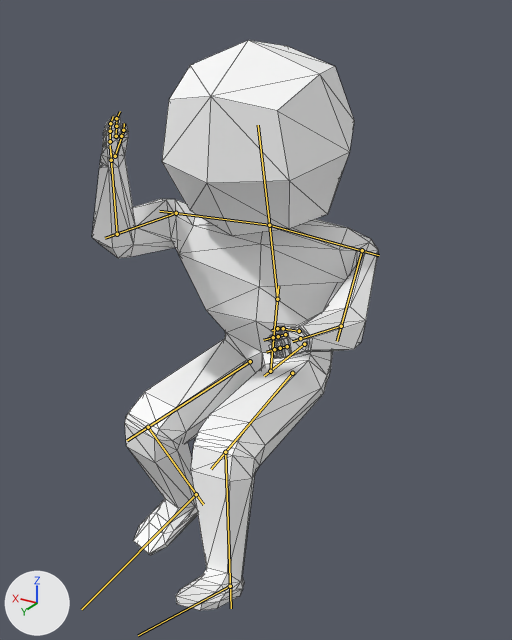
One commit to the glTF model Assets/LowPolyDud1.1.glb: the scene before it, then after it.
The view is the same before and after, from a camera (50 mm lens) standing at (-1.09, 1.91, 2.13) and looking at (-0.03, 0.16, 1.26). Arrows for +X, +Y and +Z are at lower left; the lights stay in place. The first picture is the older version. Both versions are drawn at frame 12 of the action 'Jump'; the numbers are the values there. The bones that change, and the others that lie on the model, are drawn over the model as lines. Mesh edges are drawn as thin lines.
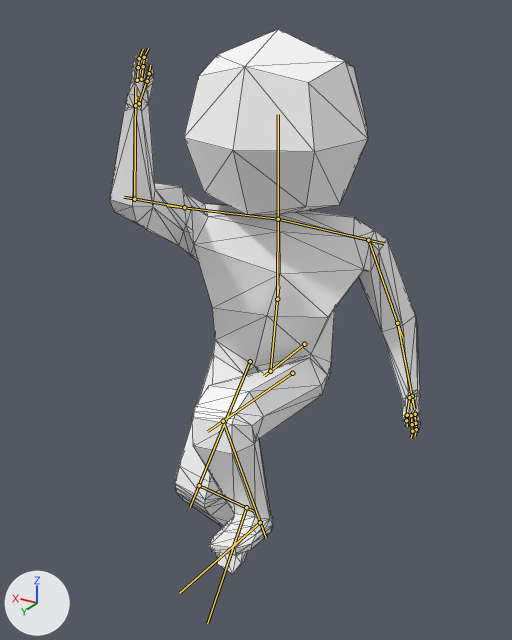
The edits, one by one:
Bone 'UperSpine' (bone_uperspine) turns from (-4, 14, -1) to (9, 31, 5) degrees about its own x, y and z.
Bone 'Head' (bone_head) turns from (-11, -13, 3) to (-13, -28, 5) degrees about its own x, y and z.
Bone 'RighUperArm' (bone_righuperarm) turns from (-19, 55, 46) to (-14, 59, 37) degrees about its own x, y and z.
Bone 'LeftUperArm' (bone_leftuperarm) turns from (-29, -56, -63) to (-59, 14, -27) degrees about its own x, y and z.
Bone 'LeftLowerArm' (bone_leftlowerarm) turns from (-10, 2, -41) to (-9, 4, -20) degrees about its own x, y and z.
Bone 'RightUperLeg' (bone_rightuperleg) turns from (80, 5, 5) to (26, 2, 0) degrees about its own x, y and z.
Bone 'RightLowerLeg' (bone_rightlowerleg) turns from (-100, 0, 0) to (-62, 0, 0) degrees about its own x, y and z.
Bone 'RightFoot' (bone_rightfoot) turns from (0, 0, -4) to (-30, -1, -3) degrees about its own x, y and z.
Bone 'LeftUperLeg' (bone_leftuperleg) turns from (82, 2, -3) to (94, 2, -2) degrees about its own x, y and z.
Bone 'LeftLowerLeg' (bone_leftlowerleg) turns from (-66, 0, 0) to (-100, 0, 0) degrees about its own x, y and z.
Bone 'LeftFoot' (bone_leftfoot) turns from (12, -1, 5) to (23, -1, 6) degrees about its own x, y and z.

Location of each change, [x1, y1, x2, y2] in pixels of the pictures (512 x 640 px):
'Cube.001', posed (8% wider): before [92, 40, 378, 610]; after [110, 29, 420, 574]
bone 'UperSpine', root to tip: before (277, 299) to (268, 211); after (277, 299) to (278, 204)
bone 'Head', root to tip: before (269, 225) to (258, 125); after (278, 219) to (278, 114)
bone 'RighUperArm', root to tip: before (176, 213) to (105, 238); after (184, 207) to (124, 197)
bone 'LeftUperArm', root to tip: before (362, 250) to (337, 341); after (368, 240) to (402, 337)
bone 'LeftLowerArm', root to tip: before (341, 326) to (292, 341); after (397, 323) to (414, 409)
bone 'RightUperLeg', root to tip: before (250, 361) to (127, 440); after (250, 361) to (190, 507)
bone 'RightLowerLeg', root to tip: before (148, 427) to (203, 504); after (199, 485) to (253, 511)
bone 'RightFoot', root to tip: before (196, 494) to (81, 609); after (246, 507) to (207, 623)
bone 'LeftUperLeg', root to tip: before (292, 373) to (211, 469); after (292, 373) to (207, 431)
bone 'LeftLowerLeg', root to tip: before (225, 452) to (231, 608); after (223, 421) to (266, 538)
bone 'LeftFoot', root to tip: before (230, 586) to (138, 635); after (260, 522) to (179, 593)
